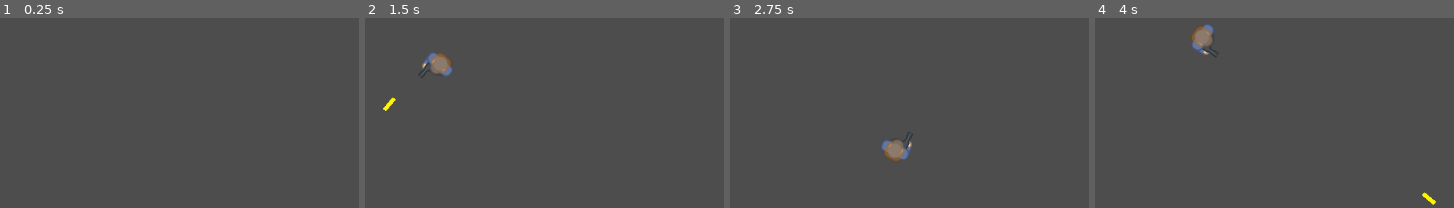
Above: before the commit, frames 1-4 (left to right).
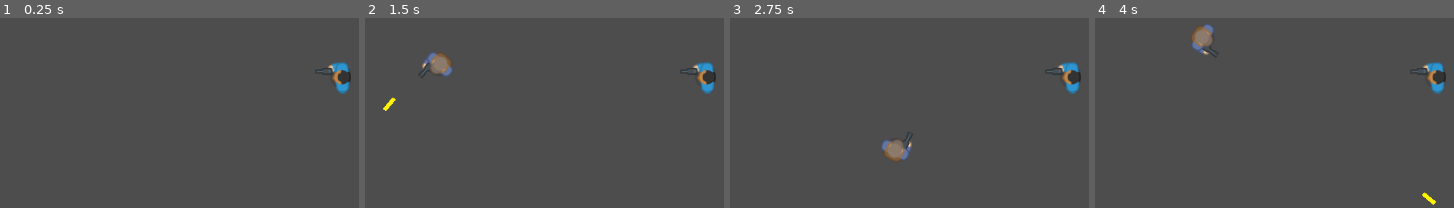
Above: after the commit, the same moments.

Repository: sunturtle1/Shadow-Dash
Game: Godot game, scene res://main.tscn
The game is run twice, just before and just after one commit, with the same random seed, the same clock (stepped at 60 frames per second) and the same inputs.
Inputs (mouse positions are % of the whole screen's width and height, from its top left):
- Up to frame 1 (0.25 s): no input
- Up to frame 2 (1.5 s): tap Enter at 0.5 s; move the mouse to (72, 35) at 0.52 s; hold D (right) 0.53-1.28 s; click (72, 35) at 0.6 s; move the mouse to (25, 47) at 1.27 s; hold S (down) from 1.28 s (still down); click (25, 47) at 1.35 s
- Up to frame 3 (2.75 s): move the mouse to (59, 15) at 2.02 s; release S (down) at 2.03 s; hold D (right) from 2.03 s (still down); click (59, 15) at 2.1 s
- Up to frame 4 (4 s): move the mouse to (42, 65) at 2.77 s; release D (right) at 2.78 s; hold W (up) 2.78-3.53 s; click (42, 65) at 2.85 s; move the mouse to (81, 59) at 3.52 s; hold A (left) from 3.53 s (still down); click (81, 59) at 3.6 s
The pictures show only the part of the screen within x 29-79%, y 5-55%; the shares and areas given below are measured in that part.

The runs differ from the first frame. In frame 1, 0.7% of the frame differs, in the area x 88-98%, y 23-40%; in frame 2, 0.7%; in frame 3, 0.7%; in frame 4, 0.7%.

Commit message:
Added an enemy that can be killed, added shooting cooldown, and ammo count.

Diff:
--- a/bullet.gd
+++ b/bullet.gd
@@ -1,8 +1,9 @@
 extends Area2D
 @export var speed: float = 1000
+@onready var timer_stop = $Timer
 
 var direction := Vector2.ZERO
-@onready var timer_stop = $Timer
+
 
 func _physics_process(delta: float) -> void:
 	if direction != Vector2.ZERO:
@@ -18,3 +19,11 @@
 
 func _on_timer_timeout() -> void:
 	queue_free()
+
+
+
+
+func _on_body_entered(body: Node2D) -> void:
+	print("yes a hit!")
+	queue_free()
+	body.take_damage(30)
--- a/bullet.tscn
+++ b/bullet.tscn
@@ -19,4 +19,5 @@
 
 [node name="Timer" type="Timer" parent="."]
 
+[connection signal="body_entered" from="." to="." method="_on_body_entered"]
 [connection signal="timeout" from="Timer" to="." method="_on_timer_timeout"]
--- a/bullet_manager.gd
+++ /dev/null
@@ -1,4 +0,0 @@
-extends Node2D
-
-func  handle_bullet_spawned(bullet, position, direction):
-	add_child(bullet)
--- /dev/null
+++ b/enemy.gd
@@ -0,0 +1,15 @@
+extends CharacterBody2D
+@export var speed: float = 100
+@export var max_hp: int = 100
+var current_hp: int
+
+func _ready() -> void:
+	current_hp = max_hp
+
+func take_damage(amount: int):
+	current_hp -= amount
+	if current_hp <= 0:
+		die()
+
+func die():
+	queue_free()
--- /dev/null
+++ b/enemy.tscn
@@ -0,0 +1,22 @@
+[gd_scene load_steps=4 format=3 uid="uid://cq03mgtc2ewwv"]
+
+[ext_resource type="Script" uid="uid://bdf32c0jjgrp5" path="res://enemy.gd" id="1_4gyqm"]
+[ext_resource type="Texture2D" uid="uid://cups4hv2q5ooh" path="res://assets/kenney_top-down-shooter/Spritesheet/spritesheet_characters.png" id="3_epg4t"]
+
+[sub_resource type="RectangleShape2D" id="RectangleShape2D_0xm2m"]
+size = Vector2(22, 34)
+
+[node name="Enemy" type="CharacterBody2D"]
+script = ExtResource("1_4gyqm")
+
+[node name="Sprite2D" type="Sprite2D" parent="."]
+texture = ExtResource("3_epg4t")
+region_enabled = true
+region_rect = Rect2(59.73, -2.05567, 52.5741, 45.5557)
+
+[node name="CollisionShape2D" type="CollisionShape2D" parent="."]
+position = Vector2(-13, 1)
+shape = SubResource("RectangleShape2D_0xm2m")
+
+[node name="Muzzle" type="Marker2D" parent="."]
+position = Vector2(26, 10)
--- a/main.tscn
+++ b/main.tscn
@@ -1,7 +1,8 @@
-[gd_scene load_steps=3 format=3 uid="uid://cdyqmr4368e1p"]
+[gd_scene load_steps=4 format=3 uid="uid://cdyqmr4368e1p"]
 
 [ext_resource type="PackedScene" uid="uid://mchfxmkapl6j" path="res://player.tscn" id="1_0xm2m"]
 [ext_resource type="PackedScene" uid="uid://iaiy6a7ol5h0" path="res://bullet.tscn" id="2_h2yge"]
+[ext_resource type="PackedScene" uid="uid://cq03mgtc2ewwv" path="res://enemy.tscn" id="3_h2yge"]
 
 [node name="Main" type="Node2D"]
 
@@ -9,5 +10,9 @@
 position = Vector2(337, 160)
 bullet = ExtResource("2_h2yge")
 
+[node name="Enemy" parent="." instance=ExtResource("3_h2yge")]
+position = Vector2(865, 214)
+rotation = 3.11192
+
 [node name="bullet" parent="." instance=ExtResource("2_h2yge")]
 visible = false
--- a/player.gd
+++ b/player.gd
@@ -1,9 +1,9 @@
 extends CharacterBody2D
 @export var bullet :PackedScene
 @export var speed: float = 200.0
-
+@onready var shot_cooldown = $ShotCooldown
 @onready var muzzle = $Muzzle
-
+@onready var ammo = 12
 func _ready() -> void:
 	pass
 
@@ -26,18 +26,26 @@
 
 	look_at(get_global_mouse_position())
 
+	if Input.is_action_pressed("reload"):
+		ammo = 12
+
 func _unhandled_input(event: InputEvent) -> void:
 	if event.is_action_released("shoot"):
 		shoot()
 
 
 func shoot():
-	var bullet_instance = bullet.instantiate()
-	get_parent().add_child(bullet_instance)
-	# muzzle
-	bullet_instance.position = muzzle.global_position
-	#
-	bullet_instance.rotation = muzzle.rotation
-	var target = get_global_mouse_position()
-	var direction = Vector2.RIGHT.rotated(rotation)
-	bullet_instance.set_direction(direction)
+	if shot_cooldown.is_stopped() and  ammo > 0:
+		$Muzzle/AudioStreamPlayer2D.play()
+		var bullet_instance = bullet.instantiate()
+		get_parent().add_child(bullet_instance)
+		bullet_instance.position = muzzle.global_position
+		bullet_instance.rotation = muzzle.rotation
+		var target = get_global_mouse_position()
+		var direction = Vector2.RIGHT.rotated(rotation)
+		bullet_instance.set_direction(direction)
+		ammo -= 1
+		shot_cooldown.start()
+		print(ammo)
+	else:
+		print("you are shooting too fast, or you are out of ammo.")
--- a/player.tscn
+++ b/player.tscn
@@ -1,7 +1,8 @@
-[gd_scene load_steps=4 format=3 uid="uid://mchfxmkapl6j"]
+[gd_scene load_steps=5 format=3 uid="uid://mchfxmkapl6j"]
 
 [ext_resource type="Script" uid="uid://wp806gpcap3g" path="res://player.gd" id="1_onrkg"]
 [ext_resource type="Texture2D" uid="uid://cups4hv2q5ooh" path="res://assets/kenney_top-down-shooter/Spritesheet/spritesheet_characters.png" id="2_i3pqv"]
+[ext_resource type="AudioStream" uid="uid://c5focgxlderbp" path="res://sounds/single-pistol-gunshot-42-40781.mp3" id="3_i3pqv"]
 
 [sub_resource type="RectangleShape2D" id="RectangleShape2D_0xm2m"]
 size = Vector2(22, 22)
@@ -20,3 +21,10 @@
 
 [node name="Muzzle" type="Marker2D" parent="."]
 position = Vector2(26, 10)
+
+[node name="AudioStreamPlayer2D" type="AudioStreamPlayer2D" parent="Muzzle"]
+stream = ExtResource("3_i3pqv")
+
+[node name="ShotCooldown" type="Timer" parent="."]
+wait_time = 0.2
+one_shot = true
--- a/project.godot
+++ b/project.godot
@@ -14,6 +14,10 @@
 run/main_scene="uid://cdyqmr4368e1p"
 config/features=PackedStringArray("4.4", "GL Compatibility")
 config/icon="res://icon.svg"
+
+[editor]
+
+movie_writer/movie_file="C:/Users/marcu/Documents/asd/vid.avi"
 
 [editor_plugins]
 
@@ -46,6 +50,11 @@
 "events": [Object(InputEventMouseButton,"resource_local_to_scene":false,"resource_name":"","device":-1,"window_id":0,"a …(257 unchanged characters)…
 ]
 }
+reload={
+"deadzone": 0.2,
+"events": [Object(InputEventKey,"resource_local_to_scene":false,"resource_name":"","device":-1,"window_id":0,"alt_pressed":false,"shift_pressed":false,"ctrl_pressed":false,"meta_pressed":false,"pressed":false,"keycode":0,"physical_keycode":82,"key_label":0,"unicode":114,"location":0,"echo":false,"script":null)
+]
+}
 
 [rendering]
 
Not shown, removed: bullet_manager.gd.uid
Not shown, added: enemy.gd.uid
Not shown, added: sounds/single-pistol-gunshot-42-40781.mp3.import
Not shown, added: sounds/single-pistol-gunshot-42-40781.mp3
Not shown, added: vid.avi
